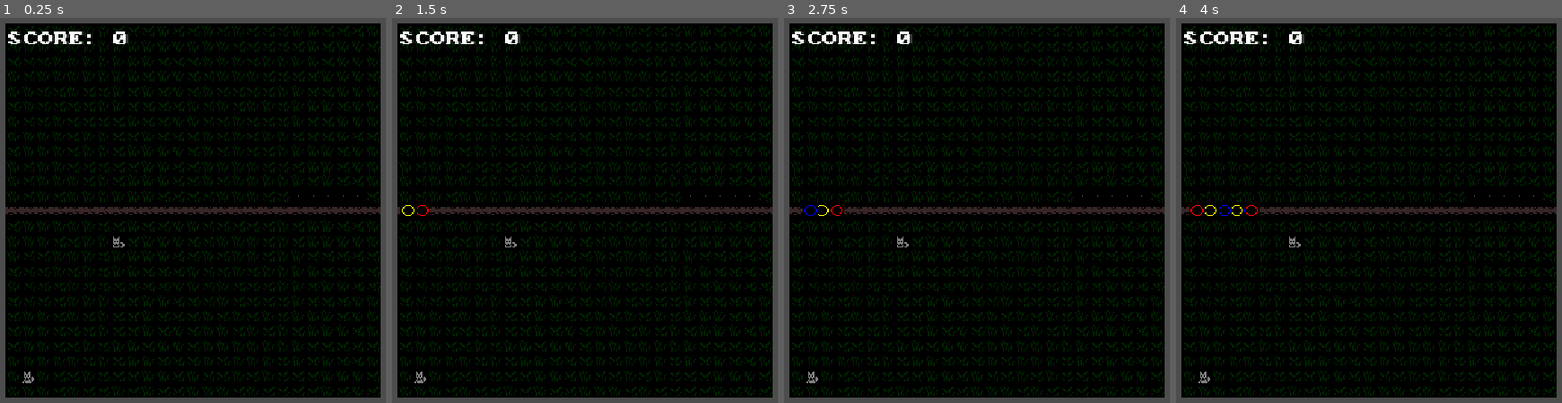
Above: before the commit, frames 1-4 (left to right).
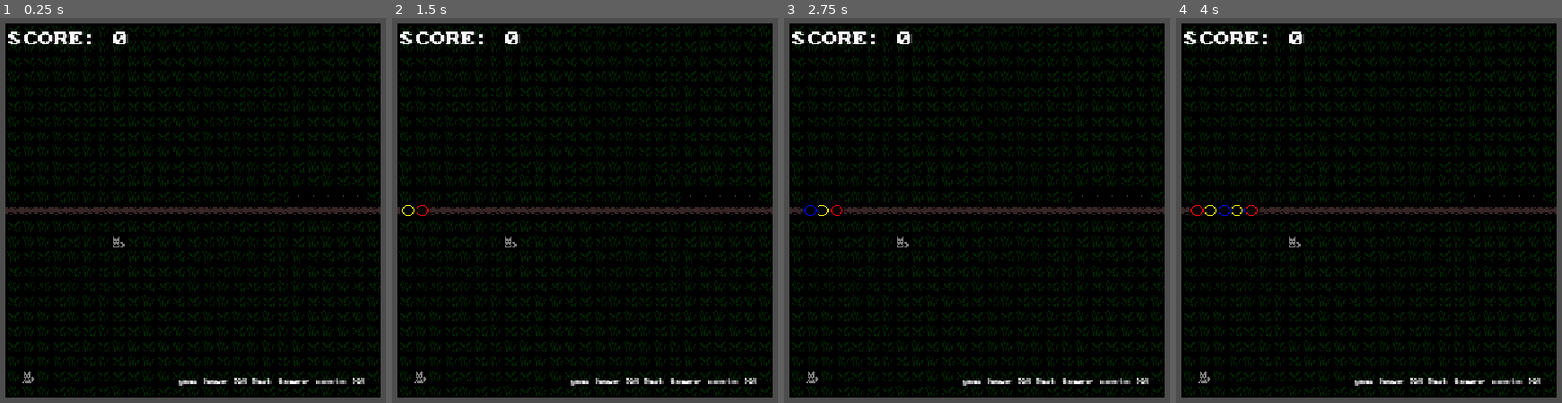
Above: after the commit, the same moments.

Repository: wonderzombie/godot-bubbles-td
Game: Godot game, scene res://assets/main.tscn
The game is run twice, just before and just after one commit, with the same random seed, the same clock (stepped at 60 frames per second) and the same inputs.
Inputs (mouse positions are in pixels of both pictures, inside the frame that each line leads up to):
- Up to frame 1 (0.25 s): no input
- Up to frame 2 (1.5 s): tap Enter at 0.5 s; move the mouse to (743, 191) at 0.52 s; hold 1 (first_balloon) 0.53-1.28 s; click (743, 191) at 0.67 s; tap Space (next_round) at 1.25, 1.35 s; move the mouse to (442, 229) at 1.27 s; click (442, 229) at 1.42 s
- Up to frame 3 (2.75 s): tap Enter at 2 s; move the mouse to (1050, 121) at 2.02 s; hold 2 (second_balloon) from 2.03 s (still down); click (1050, 121) at 2.17 s
- Up to frame 4 (4 s): tap Space (next_round) at 2.75 s; move the mouse to (1334, 291) at 2.77 s; release 2 (second_balloon) at 2.78 s; tap 3 (third_balloon) at 2.85 s; click (1334, 291) at 2.92 s; tap Enter at 3.5 s; move the mouse to (outside the picture) at 3.52 s; hold 1 (first_balloon) from 3.53 s (still down); click (outside the picture) at 3.67 s

The runs differ from the first frame. In frame 1, 0.4% of the frame differs, in the area x 46-95%, y 93-96%; in frame 2, 0.4%; in frame 3, 0.4%; in frame 4, 0.4%.

Commit message:
add messages to user
- can't place on path
- can't afford tower

Diff:
--- a/assets/main.gd
+++ b/assets/main.gd
@@ -72,6 +72,7 @@
 
 		var path = tile_data.get_custom_data("path") as bool
 		if path:
+			%Messages.add_message("can't place tower on path", Color.RED)
 			prints("can't place tower on path at", cell_pos)
 			return
 
--- a/assets/main.tscn
+++ b/assets/main.tscn
@@ -8,6 +8,7 @@
 [ext_resource type="Texture2D" uid="uid://cnaqjq48svhon" path="res://assets/urizen_onebit_tileset__v2d0.png" id="4_836ik"]
 [ext_resource type="FontFile" uid="uid://bw15vudvtopgt" path="res://assets/pcsenior.ttf" id="8_tkxyu"]
 [ext_resource type="Script" uid="uid://diw18gbqqwts6" path="res://scripts/toolbar.gd" id="9_fphxj"]
+[ext_resource type="Script" uid="uid://cfh0ri6c3dwse" path="res://scripts/messages.gd" id="10_m5usj"]
 [ext_resource type="Script" uid="uid://cblhggo6icldx" path="res://scripts/dog_button_1.gd" id="10_vqaxa"]
 
 [sub_resource type="CircleShape2D" id="CircleShape2D_o33de"]
@@ -92,3 +93,17 @@
 modulate = Color(0, 1, 0.98333335, 1)
 position = Vector2(90, 282)
 texture = SubResource("AtlasTexture_o33de")
+
+[node name="Messages" type="Label" parent="." unique_id=1455398061]
+unique_name_in_owner = true
+custom_minimum_size = Vector2(156, 8)
+offset_left = 138.0
+offset_top = 282.0
+offset_right = 294.0
+offset_bottom = 294.0
+theme_override_fonts/font = ExtResource("8_tkxyu")
+theme_override_font_sizes/font_size = 5
+text = "you have %d but tower costs %d"
+vertical_alignment = 1
+autowrap_mode = 3
+script = ExtResource("10_m5usj")
--- a/assets/urizon_onebit_tileset.tres
+++ b/assets/urizon_onebit_tileset.tres
@@ -2025,11 +2025,17 @@
 165:11/0 = 0
 166:11/0 = 0
 0:12/0 = 0
+0:12/0/custom_data_1 = true
 1:12/0 = 0
+1:12/0/custom_data_1 = true
 2:12/0 = 0
+2:12/0/custom_data_1 = true
 3:12/0 = 0
+3:12/0/custom_data_1 = true
 4:12/0 = 0
+4:12/0/custom_data_1 = true
 5:12/0 = 0
+5:12/0/custom_data_1 = true
 6:12/0 = 0
 7:12/0 = 0
 8:12/0 = 0
@@ -6705,4 +6711,6 @@
 tile_size = Vector2i(12, 12)
 custom_data_layer_0/name = "path"
 custom_data_layer_0/type = 1
+custom_data_layer_1/name = "water"
+custom_data_layer_1/type = 1
 sources/0 = SubResource("TileSetAtlasSource_06ig3")
--- /dev/null
+++ b/scripts/messages.gd
@@ -0,0 +1,5 @@
+extends Label
+
+func add_message(message, color):
+	self.modulate = color
+	self.text = message
--- a/scripts/toolbar.gd
+++ b/scripts/toolbar.gd
@@ -20,6 +20,7 @@
 			if button.get_rect().has_point(local_position):
 				if button.cost > score:
 					prints("can't afford cost", button.cost, "with score", score)
+					%Messages.add_message("tower costs %d but you have %d" % [button.cost, score], Color.RED)
 					return
 				prints(event)
 				_clicked(button)
Not shown, added: scripts/messages.gd.uid
